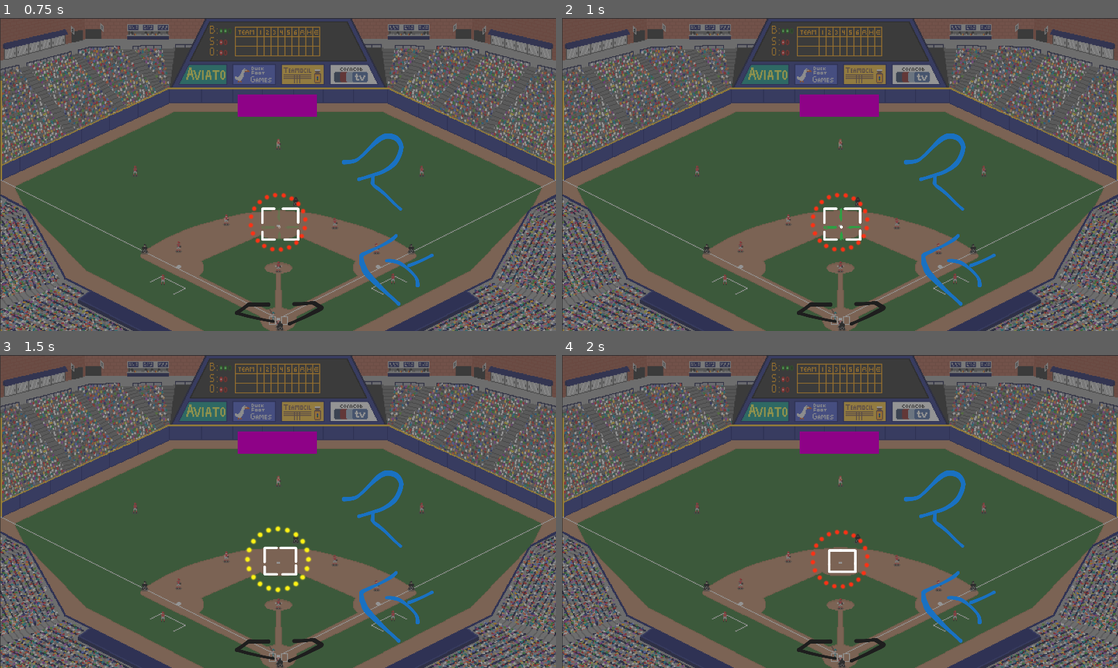
Above: before the commit, frames 1-4 (two rows, left to right).
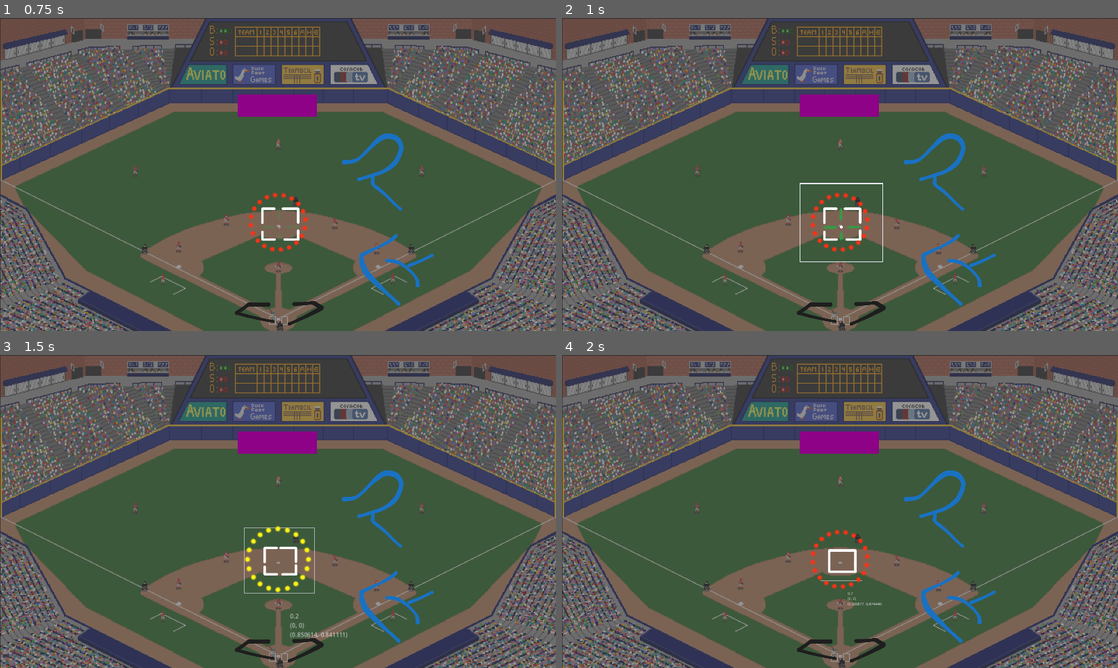
Above: after the commit, the same moments.

Repository: olive20xx/kgj-baseball
Game: Godot game, scene res://src/play_ball.tscn
The game is run twice, just before and just after one commit, with the same random seed, the same clock (stepped at 60 frames per second) and the same inputs.
Inputs:
- Up to frame 1 (0.75 s): tap Enter (ui_accept) at 0.5 s; hold Space (swing) from 0.53 s (still down)
- Up to frame 2 (1 s): keep holding Space (swing); tap Enter (ui_accept) at 0.77 s
- Up to frame 3 (1.5 s): release Space (swing) at 1.28 s; tap Space (swing) at 1.35 s
- Up to frame 4 (2 s): tap Enter (ui_accept) at 1.52 s

Frame 1 is identical in both runs. In frame 2, 0.2% of the frame differs, in the area x 42-58%, y 52-78%; in frame 3, 0.2%, in the area x 43-63%, y 55-91%; in frame 4, less than 0.1%.
Error before the commit: Invalid assignment of property or key 'rect' with value of type 'Rect2' on a base object of type 'Line2D (Rectangle2D)'. (res://src/strikezone/zone.gd:42)

Commit message:
strike zone animates to pitch 😎😎😎

Diff:
--- a/src/cursors/pitcher/pitcher_cursor.gd
+++ b/src/cursors/pitcher/pitcher_cursor.gd
@@ -56,3 +56,7 @@
 	crosshair_blink.reset()
 	move.reset()
 	pitcher_square.reset()
+
+
+func get_target_rect() -> Rect2:
+	return collision_shape.shape.get_rect()
--- a/src/play_ball.gd
+++ b/src/play_ball.gd
@@ -38,3 +38,4 @@
 	hit_fairy.reset()
 	batter_circle.position = center_pos
 	pitcher_cursor.reset()
+	strike_zone.reset()
--- a/src/play_ball.tscn
+++ b/src/play_ball.tscn
@@ -2,8 +2,8 @@
 
 [ext_resource type="Script" path="res://src/play_ball.gd" id="1_hvvun"]
 [ext_resource type="Texture2D" uid="uid://6p4k3sgjmrkc" path="res://assets/stadiumpixel.png" id="2_aobu0"]
-[ext_resource type="PackedScene" uid="uid://ds23careiux1c" path="res://src/strikezone/zone.tscn" id="3_xxn3o"]
-[ext_resource type="PackedScene" uid="uid://cl6l7iv1huj7p" path="res://src/cursors/pitcher/cursor.tscn" id="4_ryymv"]
+[ext_resource type="PackedScene" uid="uid://ds23careiux1c" path="res://src/strikezone/strikezone.tscn" id="3_xxn3o"]
+[ext_resource type="PackedScene" uid="uid://cl6l7iv1huj7p" path="res://src/cursors/pitcher/pitcher_cursor.tscn" id="4_ryymv"]
 [ext_resource type="PackedScene" uid="uid://d1tjdm2x8xsnh" path="res://src/cursors/batter_circle.tscn" id="5_xdh6u"]
 [ext_resource type="Script" path="res://src/hit_fairy.gd" id="6_6nynj"]
 
--- a/src/rectangle2d.gd
+++ b/src/rectangle2d.gd
@@ -19,8 +19,8 @@
 
 var is_animating := false
 var elapsed_time := 0.0
-var anim_duration: float = 2.0
-var target_scale: Vector2 = Vector2(0.6, 0.2)
+var anim_duration: float = 1.0
+var target_scale: Vector2
 var target_position: Vector2
 
 @onready var blink: Blink = $Blink
@@ -29,7 +29,6 @@
 func _ready() -> void:
 	assert(points.size() == 4)
 	default_color = Color.LAVENDER
-	is_animating = true
 
 
 func _process(delta: float) -> void:
@@ -43,6 +42,7 @@
 
 	if elapsed_time >= anim_duration:
 		is_animating = false
+		elapsed_time = 0.0
 
 
 func start_blink(blink_dur: float, invis_dur: float, vis_dur: float) -> void:
@@ -68,6 +68,17 @@
 	return remaining * delta / time_remaining
 
 
+func set_target_scale(target_rect: Rect2) -> void:
+	var scale_x := target_rect.size.x / (top_right.x - top_left.x)
+	var scale_y := target_rect.size.y / (bot_left.y - top_left.y)
+	target_scale = Vector2(scale_x, scale_y)
+
+
+func reset() -> void:
+	modulate.a = 1.0
+	scale = Vector2.ONE
+	hide()
+
 # func animate_to(target: Rect2, offset: Vector2, time: float) -> void:
 # 	anim_duration = time
 # 	var t_topleft  := offset + target.position
--- /dev/null
+++ b/src/strikezone/strikezone.gd
@@ -0,0 +1,66 @@
+class_name StrikeZone
+extends Node2D
+
+@export var pitcher_cursor: PitcherCursor
+
+var top_left: Vector2:
+	get: return Vector2(home_plate.left, batter.top)
+
+var top_right: Vector2:
+	get: return Vector2(home_plate.right, batter.top)
+
+var bot_right: Vector2:
+	get: return Vector2(home_plate.right, batter.bot)
+
+var bot_left: Vector2:
+	get: return Vector2(home_plate.left, batter.bot)
+
+@onready var home_plate: HomePlate = $HomePlate
+@onready var batter: Batter = $Batter
+@onready var rectangle: Rectangle2D = $Rectangle
+
+var elapsed_time := 0.0
+var arrival_time: float
+
+
+func _ready() -> void:
+	if pitcher_cursor:
+		pitcher_cursor.pitching.connect(show_arrival_rect)
+		pitcher_cursor.arrival_start.connect(animate_arrival_rect)
+
+
+func _process(_delta: float) -> void:
+	if rectangle.is_animating:
+		rectangle.target_position = pitcher_cursor.position
+	# if moving:
+	# 	elapsed_time += delta
+	# 	var t := clampf(elapsed_time / arrival_time, 0.0, 1.0)
+	# 	#TODO: add collision shape offset
+	# 	rectangle.position = rectangle.position.lerp(pitcher_cursor.position, t)
+	# if elapsed_time >= arrival_time:
+	# 	moving = false
+
+
+func show_arrival_rect() -> void:
+	rectangle.top_left = top_left
+	rectangle.top_right = top_right
+	rectangle.bot_right = bot_right
+	rectangle.bot_left = bot_left
+	rectangle.position = Vector2.ZERO
+	rectangle.width = 2
+	rectangle.show()
+	rectangle.start_blink(0.2, 0.05, 0.05)
+
+
+func animate_arrival_rect(time: float) -> void:
+	arrival_time = time
+	rectangle.stop_blink()
+	rectangle.modulate.a = 0.6
+	# move and scale to pitcher_square
+	rectangle.set_target_scale(pitcher_cursor.get_target_rect())
+	# rectangle.target_position is updated continuously in _process
+	rectangle.is_animating = true
+
+
+func reset() -> void:
+	rectangle.reset()
--- /dev/null
+++ b/src/strikezone/strikezone.tscn
@@ -0,0 +1,19 @@
+[gd_scene load_steps=5 format=3 uid="uid://ds23careiux1c"]
+
+[ext_resource type="Script" path="res://src/strikezone/strikezone.gd" id="1_ldwv4"]
+[ext_resource type="PackedScene" uid="uid://ctyj54x7gp68m" path="res://src/strikezone/plate.tscn" id="2_7ykqt"]
+[ext_resource type="PackedScene" uid="uid://cbhvugvn74fd1" path="res://src/strikezone/batter.tscn" id="3_lof3o"]
+[ext_resource type="PackedScene" uid="uid://yor1y7nx5g3c" path="res://src/rectangle2d.tscn" id="4_adfn0"]
+
+[node name="StrikeZone" type="Node2D"]
+script = ExtResource("1_ldwv4")
+
+[node name="HomePlate" parent="." instance=ExtResource("2_7ykqt")]
+position = Vector2(0, 194)
+
+[node name="Batter" parent="." instance=ExtResource("3_lof3o")]
+position = Vector2(268, 0)
+
+[node name="Rectangle" parent="." instance=ExtResource("4_adfn0")]
+visible = false
+width = 5.0
--- a/src/strikezone/zone.gd
+++ /dev/null
@@ -1,63 +0,0 @@
-class_name StrikeZone
-extends Node2D
-
-@export var pitcher_cursor: PitcherCursor
-
-var arrival_rect_moving := false
-
-var topleft: Vector2:
-	get: return Vector2(home_plate.left, batter.top)
-
-var size: Vector2:
-	get: return Vector2(home_plate.dist, batter.dist)
-
-@onready var home_plate: HomePlate = $HomePlate
-@onready var batter: Batter = $Batter
-@onready var arrival_rect: Rectangle2D = $Rectangle
-@onready var rect := Rect2(topleft, size)
-@onready var target_rect: Rect2 = pitcher_cursor.collision_shape.shape.get_rect()
-@onready var arrival_scale := Vector2(target_rect.size.x / size.x, target_rect.size.y / size.y)
-
-var moving := false
-var elapsed_time := 0.0
-var arrival_time: float
-
-func _ready() -> void:
-	pitcher_cursor.pitching.connect(show_arrival_rect)
-	pitcher_cursor.arrival_start.connect(animate_arrival_rect)
-
-#TODO: THERE'S NO WAY TO DO THIS EXCEPT TO LERP THE FOUR CORNERS OF THE RECT >>>___<<<
-func _process(delta: float) -> void:
-	if moving:
-		elapsed_time += delta
-		var t := clampf(elapsed_time / arrival_time, 0.0, 1.0)
-		#TODO: add collision shape offset
-		arrival_rect.position = arrival_rect.position.lerp(pitcher_cursor.position, t)
-	if elapsed_time >= arrival_time:
-		moving = false
-
-
-
-func show_arrival_rect() -> void:
-	arrival_rect.rect = rect
-	arrival_rect.position = Vector2.ZERO
-	arrival_rect.border_width = 2
-	arrival_rect.show()
-	arrival_rect.start_blink(0.2, 0.05, 0.05)
-
-
-func animate_arrival_rect(time: float) -> void:
-	arrival_time = time
-	arrival_rect.stop_blink()
-	arrival_rect.modulate.a = 0.6
-	# arrival_rect.position = pitcher_cursor.position
-	# move and scale to pitcher_square
-	moving = true
-	var tween := create_tween().set_parallel()
-	tween.tween_property(arrival_rect, "scale", arrival_scale, time)
-	# tween.tween_property(arrival_rect, "position", pitcher_cursor.position, time)
-	tween.play()
-
-
-func get_target_rect() -> Rect2:
-	return pitcher_cursor.collision_shape.shape.get_rect()
--- a/src/strikezone/zone.tscn
+++ /dev/null
@@ -1,18 +0,0 @@
-[gd_scene load_steps=5 format=3 uid="uid://ds23careiux1c"]
-
-[ext_resource type="Script" path="res://src/strikezone/zone.gd" id="1_mekao"]
-[ext_resource type="PackedScene" uid="uid://ctyj54x7gp68m" path="res://src/strikezone/plate.tscn" id="2_mfhfj"]
-[ext_resource type="PackedScene" uid="uid://cbhvugvn74fd1" path="res://src/strikezone/batter.tscn" id="3_bj2fg"]
-[ext_resource type="PackedScene" uid="uid://yor1y7nx5g3c" path="res://src/rectangle2d.tscn" id="4_77gto"]
-
-[node name="StrikeZone" type="Node2D"]
-script = ExtResource("1_mekao")
-
-[node name="HomePlate" parent="." instance=ExtResource("2_mfhfj")]
-position = Vector2(0, 194)
-
-[node name="Batter" parent="." instance=ExtResource("3_bj2fg")]
-position = Vector2(268, 0)
-
-[node name="Rectangle" parent="." instance=ExtResource("4_77gto")]
-visible = false
Renamed: src/cursors/pitcher/cursor.tscn -> src/cursors/pitcher/pitcher_cursor.tscn
